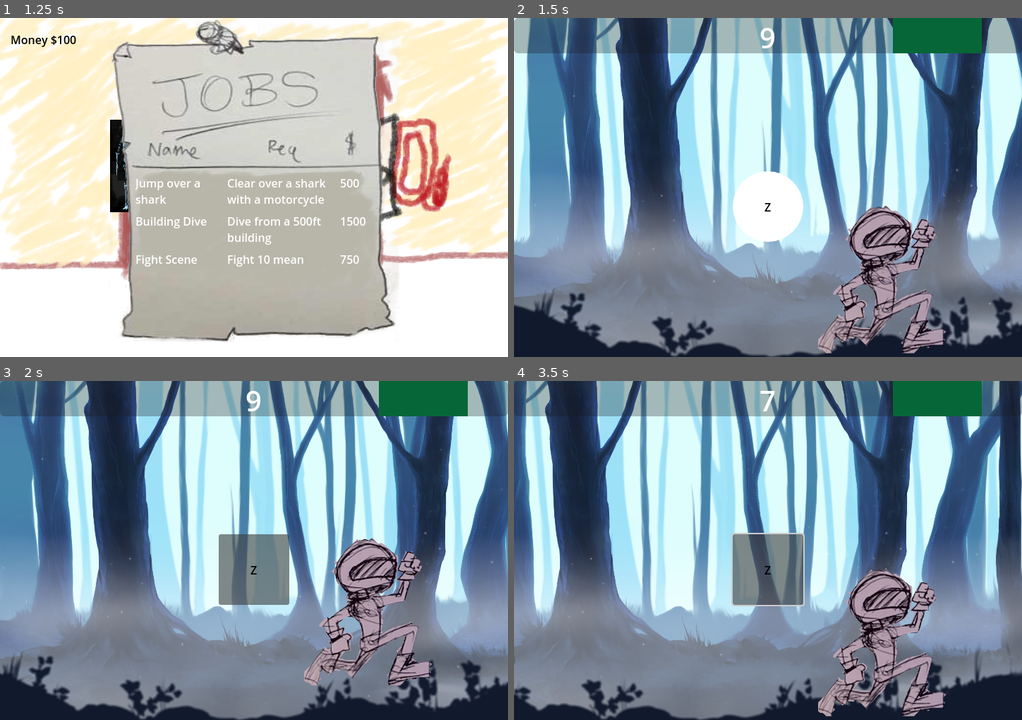
Above: before the commit, frames 1-4 (two rows, left to right).
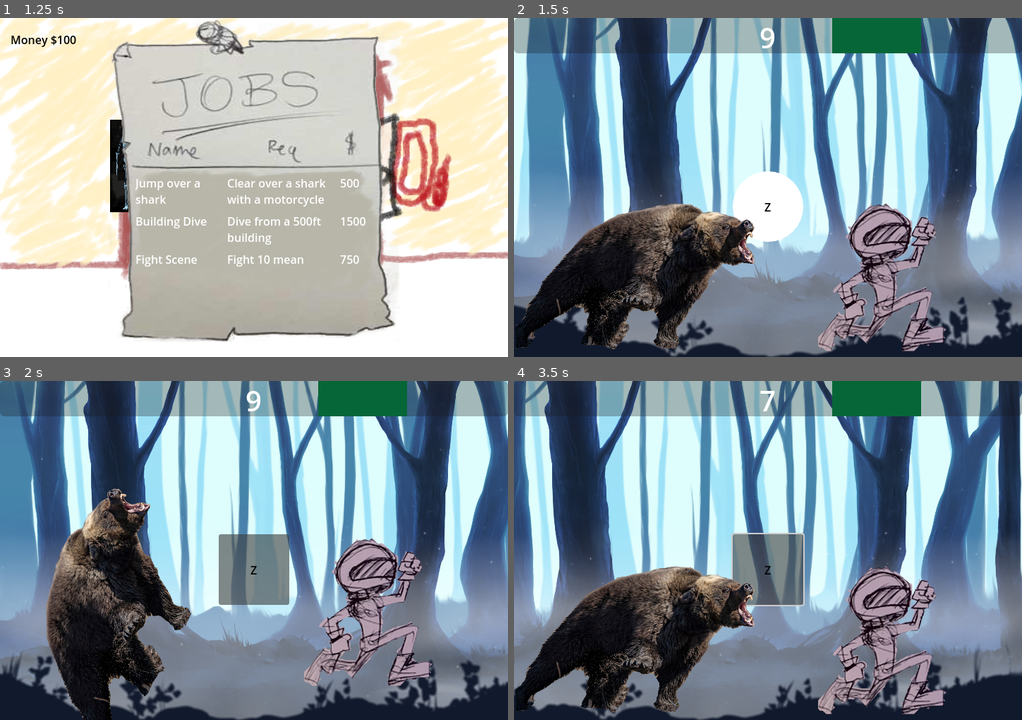
Above: after the commit, the same moments.

Repository: davis-trem/Stunt-Game
Game: Godot game, scene res://scenes/bedroom.tscn
Same seed, same stepped clock (60 frames per second), same inputs: the game is played once before the commit and once after it.
Inputs (mouse positions are in pixels of both pictures, inside the frame that each line leads up to):
- Up to frame 1 (1.25 s): tap Enter at 0.5 s; move the mouse to (365, 177) at 0.52 s; hold Z (qte_1) from 0.53 s (still down); click (365, 177) at 0.67 s
- Up to frame 2 (1.5 s): tap Space at 1.25 s; move the mouse to (768, 190) at 1.27 s; release Z (qte_1) at 1.28 s; tap X (qte_2) at 1.35 s; click (768, 190) at 1.42 s
- Up to frame 3 (2 s): no input
- Up to frame 4 (3.5 s): click "Z" at 2 s; click "Z" at 2.75 s

Frame 1 is identical in both runs. In frame 2, 20% of the frame differs, in the area x 0-100%, y 0-99%; in frame 3, 16%; in frame 4, 20%.

Commit message:
Add bear to forest scene

Diff:
--- /dev/null
+++ b/scenes/bear.tscn
@@ -0,0 +1,88 @@
+[gd_scene load_steps=6 format=3 uid="uid://cik241i7htjua"]
+
+[ext_resource type="Texture2D" uid="uid://b1ym7e0ndtpj3" path="res://characters/bear.png" id="1_8188a"]
+
+[sub_resource type="GDScript" id="GDScript_s40ds"]
+script/source = "extends Sprite2D
+
+@onready var bear_animation = $Bear/AnimationPlayer
+# Called when the node enters the scene tree for the first time.
+func _ready():
+	bear_animation.play(\"chase\")
+
+
+# Called every frame. 'delta' is the elapsed time since the previous frame.
+func _process(delta):
+	pass
+"
+
+[sub_resource type="Animation" id="Animation_8g0qy"]
+length = 0.001
+tracks/0/type = "value"
+tracks/0/imported = false
+tracks/0/enabled = true
+tracks/0/path = NodePath(".:offset")
+tracks/0/interp = 1
+tracks/0/loop_wrap = true
+tracks/0/keys = {
+"times": PackedFloat32Array(0),
+"transitions": PackedFloat32Array(1),
+"update": 0,
+"values": [Vector2(0, 0)]
+}
+tracks/1/type = "value"
+tracks/1/imported = false
+tracks/1/enabled = true
+tracks/1/path = NodePath(".:rotation")
+tracks/1/interp = 1
+tracks/1/loop_wrap = true
+tracks/1/keys = {
+"times": PackedFloat32Array(0),
+"transitions": PackedFloat32Array(1),
+"update": 0,
+"values": [0.0]
+}
+
+[sub_resource type="Animation" id="Animation_r2sgj"]
+resource_name = "chase"
+loop_mode = 1
+tracks/0/type = "value"
+tracks/0/imported = false
+tracks/0/enabled = true
+tracks/0/path = NodePath(".:offset")
+tracks/0/interp = 1
+tracks/0/loop_wrap = true
+tracks/0/keys = {
+"times": PackedFloat32Array(0, 0.5, 0.8, 1),
+"transitions": PackedFloat32Array(1, 1, 1, 1),
+"update": 0,
+"values": [Vector2(0, 0), Vector2(50, -100), Vector2(50, 0), Vector2(0, 0)]
+}
+tracks/1/type = "value"
+tracks/1/imported = false
+tracks/1/enabled = true
+tracks/1/path = NodePath(".:rotation")
+tracks/1/interp = 1
+tracks/1/loop_wrap = true
+tracks/1/keys = {
+"times": PackedFloat32Array(0, 0.5, 1),
+"transitions": PackedFloat32Array(2, 2, 1),
+"update": 0,
+"values": [0.0, -1.12923, 0.0]
+}
+
+[sub_resource type="AnimationLibrary" id="AnimationLibrary_a5mn7"]
+_data = {
+"RESET": SubResource("Animation_8g0qy"),
+"chase": SubResource("Animation_r2sgj")
+}
+
+[node name="Bear" type="Sprite2D"]
+scale = Vector2(0.5, 0.5)
+texture = ExtResource("1_8188a")
+script = SubResource("GDScript_s40ds")
+
+[node name="AnimationPlayer" type="AnimationPlayer" parent="."]
+libraries = {
+"": SubResource("AnimationLibrary_a5mn7")
+}
--- a/scenes/chase.tscn
+++ b/scenes/chase.tscn
@@ -1,13 +1,18 @@
-[gd_scene load_steps=4 format=3 uid="uid://vxxia41yea76"]
+[gd_scene load_steps=5 format=3 uid="uid://vxxia41yea76"]
 
-[ext_resource type="Script" path="res://Chase.gd" id="1_ebnb6"]
+[ext_resource type="Script" path="res://scripts/Chase.gd" id="1_fsckc"]
 [ext_resource type="PackedScene" uid="uid://cj2n2xn8n8amd" path="res://scenes/ParallaxForest.tscn" id="2_mtccu"]
 [ext_resource type="PackedScene" uid="uid://b7kgnularixp" path="res://scenes/player.tscn" id="3_uiird"]
+[ext_resource type="PackedScene" uid="uid://cik241i7htjua" path="res://scenes/bear.tscn" id="4_f2fw0"]
 
 [node name="Chase" type="Node2D"]
-script = ExtResource("1_ebnb6")
+script = ExtResource("1_fsckc")
 
 [node name="ParallaxForest" parent="." instance=ExtResource("2_mtccu")]
 
 [node name="Player" parent="." instance=ExtResource("3_uiird")]
 position = Vector2(522, 378)
+
+[node name="Bear" parent="." instance=ExtResource("4_f2fw0")]
+position = Vector2(179, 364)
+script = null
--- a/scenes/player.tscn
+++ b/scenes/player.tscn
@@ -44,7 +44,7 @@
 scale = Vector2(0.5, 0.5)
 texture = ExtResource("1_882ww")
 
-[node name="PlayerAnimation" type="AnimationPlayer" parent="."]
+[node name="AnimationPlayer" type="AnimationPlayer" parent="."]
 libraries = {
 "": SubResource("AnimationLibrary_0qqs0")
 }
--- a/scenes/qte_mashing.tscn
+++ b/scenes/qte_mashing.tscn
@@ -1,8 +1,9 @@
-[gd_scene load_steps=4 format=3 uid="uid://b238fjfmihkua"]
+[gd_scene load_steps=5 format=3 uid="uid://b238fjfmihkua"]
 
 [ext_resource type="Script" path="res://scripts/qte_manager.gd" id="1_7u7dj"]
 [ext_resource type="PackedScene" uid="uid://b0felsjplyyn3" path="res://scenes/event_ended_dialog.tscn" id="2_6w5k4"]
 [ext_resource type="PackedScene" uid="uid://e16tod262s3h" path="res://scenes/qte_button.tscn" id="2_lmjj7"]
+[ext_resource type="PackedScene" uid="uid://vxxia41yea76" path="res://scenes/chase.tscn" id="4_lyf1h"]
 
 [node name="QteMashing" type="Control"]
 layout_mode = 3
@@ -16,8 +17,12 @@
 [node name="TargetRect" type="ColorRect" parent="."]
 custom_minimum_size = Vector2(0, 50)
 layout_mode = 1
-offset_right = 40.0
-offset_bottom = 50.0
+anchors_preset = 1
+anchor_left = 1.0
+anchor_right = 1.0
+offset_left = -40.0
+offset_bottom = 40.0
+grow_horizontal = 0
 color = Color(0, 0.529412, 0.270588, 1)
 
 [node name="VBoxContainer" type="VBoxContainer" parent="."]
@@ -49,3 +54,5 @@
 [node name="EventEndedDialog" parent="." instance=ExtResource("2_6w5k4")]
 visible = false
 layout_mode = 1
+
+[node name="Chase" parent="." instance=ExtResource("4_lyf1h")]
--- a/Chase.gd
+++ b/scripts/Chase.gd
@@ -1,11 +1,11 @@
 extends Node2D
 
-@onready var Player
-
+@onready var player_animation = $Player/AnimationPlayer
+@onready var bear_animation = $Bear/AnimationPlayer
 # Called when the node enters the scene tree for the first time.
 func _ready():
-	Player = self.get_node("Player")
-	Player.get_node('PlayerAnimation').play("run")
+	player_animation.play("run")
+	bear_animation.play("chase")
 
 
 # Called every frame. 'delta' is the elapsed time since the previous frame.
--- a/scripts/qte_manager.gd
+++ b/scripts/qte_manager.gd
@@ -100,8 +100,6 @@
 	($TargetRect as ColorRect).position.x = target_mashing_pos
 
 	$VBoxContainer/ProgressBar.value = 0
-	var scene = preload("res://scenes/chase.tscn").instantiate()
-	get_tree().root.add_child(scene)
 	timer.wait_time = wait_times[TYPE.MASHING]
 	timer.start()
 
